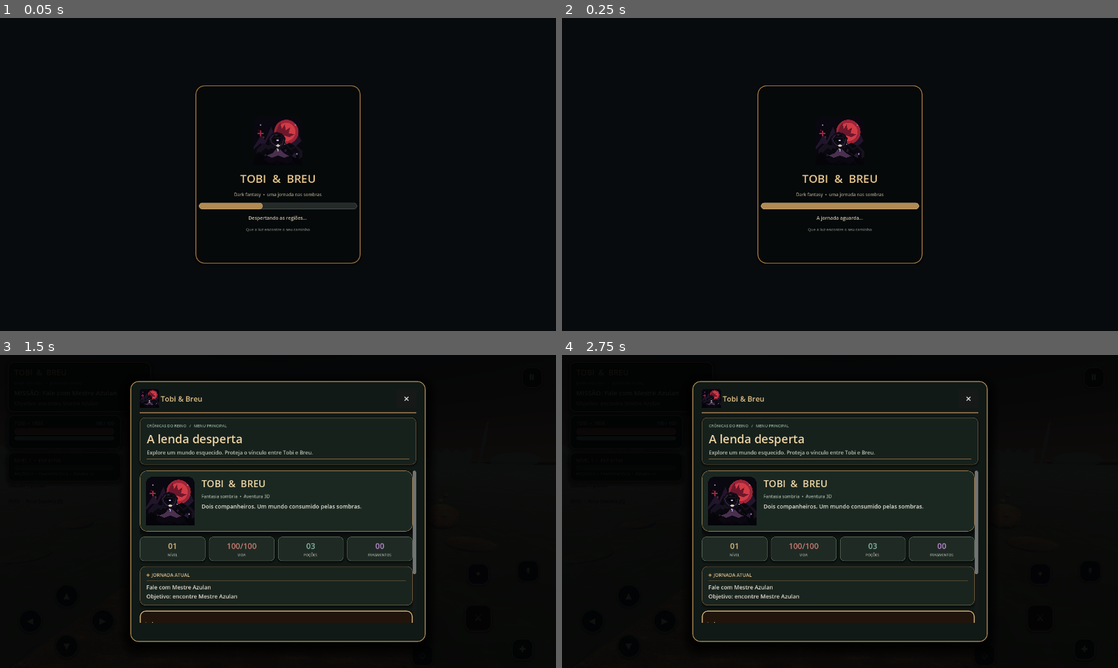
Above: before the commit, frames 1-4 (two rows, left to right).
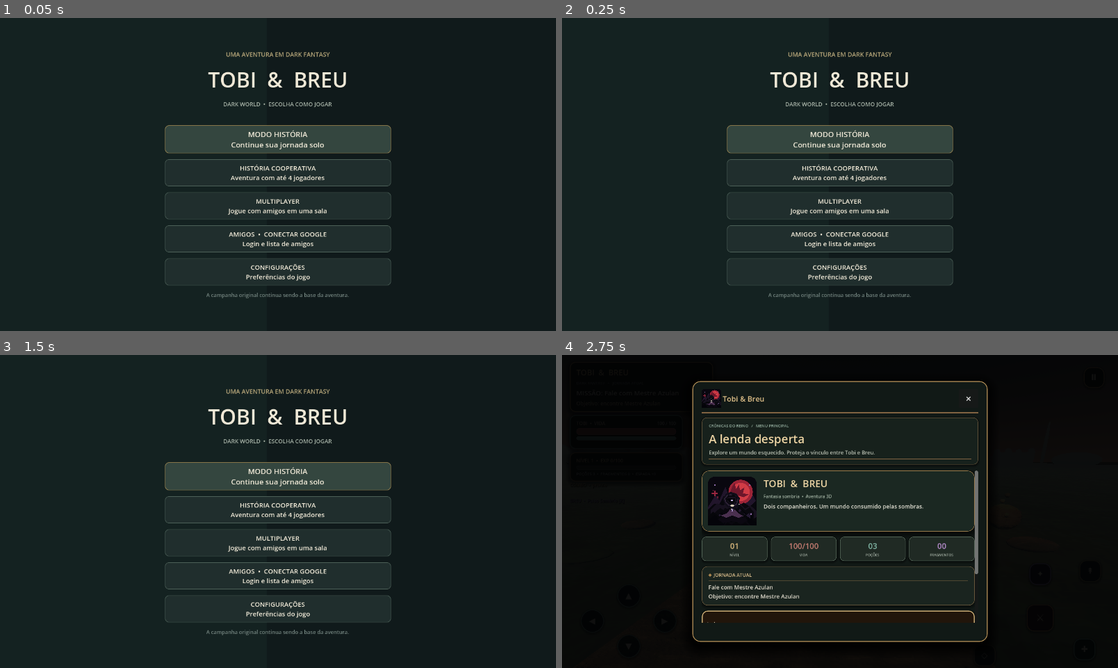
Above: after the commit, the same moments.

Repository: REALMLIFE-design/dark-fantasia-tobi-e-breu-
Game: Godot game, scene res://scenes/menu.tscn
The game is run twice, just before and just after one commit, with the same random seed, the same clock (stepped at 60 frames per second) and the same inputs. Before the commit the project starts from res://scenes/main.tscn.
Inputs (mouse positions are in pixels of both pictures, inside the frame that each line leads up to):
- Up to frame 1 (0.05 s): no input
- Up to frame 2 (0.25 s): no input
- Up to frame 3 (1.5 s): click (278, 624) at 0.5 s, where only the run before the commit has a clickable "✦ Jogar ›"; click (278, 624) at 1.25 s, where only the run before the commit has a clickable "✦ Jogar ›"
- Up to frame 4 (2.75 s): click (840, 477) at 2 s, where only the run after the commit has a clickable "MODO HISTÓRIA Continue sua jo…"

The runs differ from the first frame. In frame 1, 21% of the frame differs, in the area x 29-71%, y 10-90%; in frame 2, 22%; in frame 3, 35%, in the area x 0-78%, y 0-100%; in frame 4, nothing differs.

Commit message:
Launch game into main menu

Diff:
--- a/project.godot
+++ b/project.godot
@@ -6,7 +6,7 @@
 boot_splash/bg_color=Color(0.031, 0.043, 0.051, 1)
 config/name="Tobi e Breu — Dark World 3D 0.12.0"
 config/icon="res://assets/icons/tobi_breu_icon.svg"
-run/main_scene="res://scenes/main.tscn"
+run/main_scene="res://scenes/menu.tscn"
 config/features=PackedStringArray("4.3", "GL Compatibility")
 
 [display]
